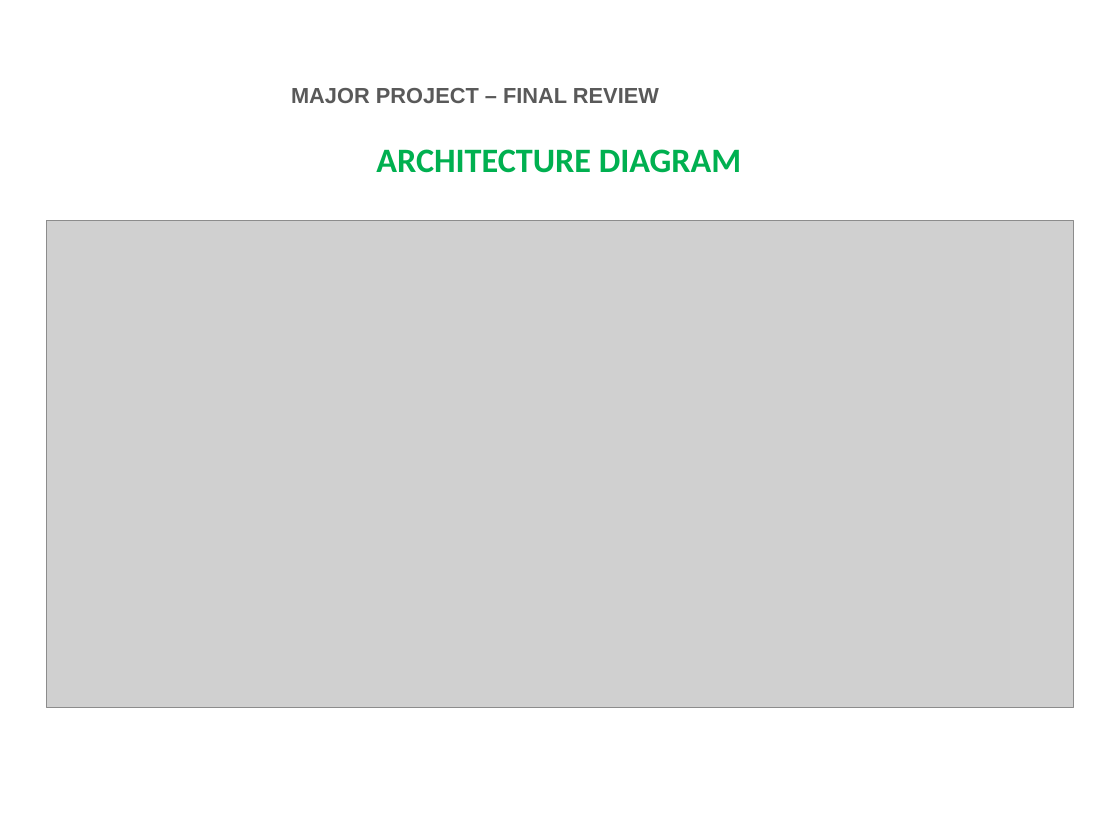
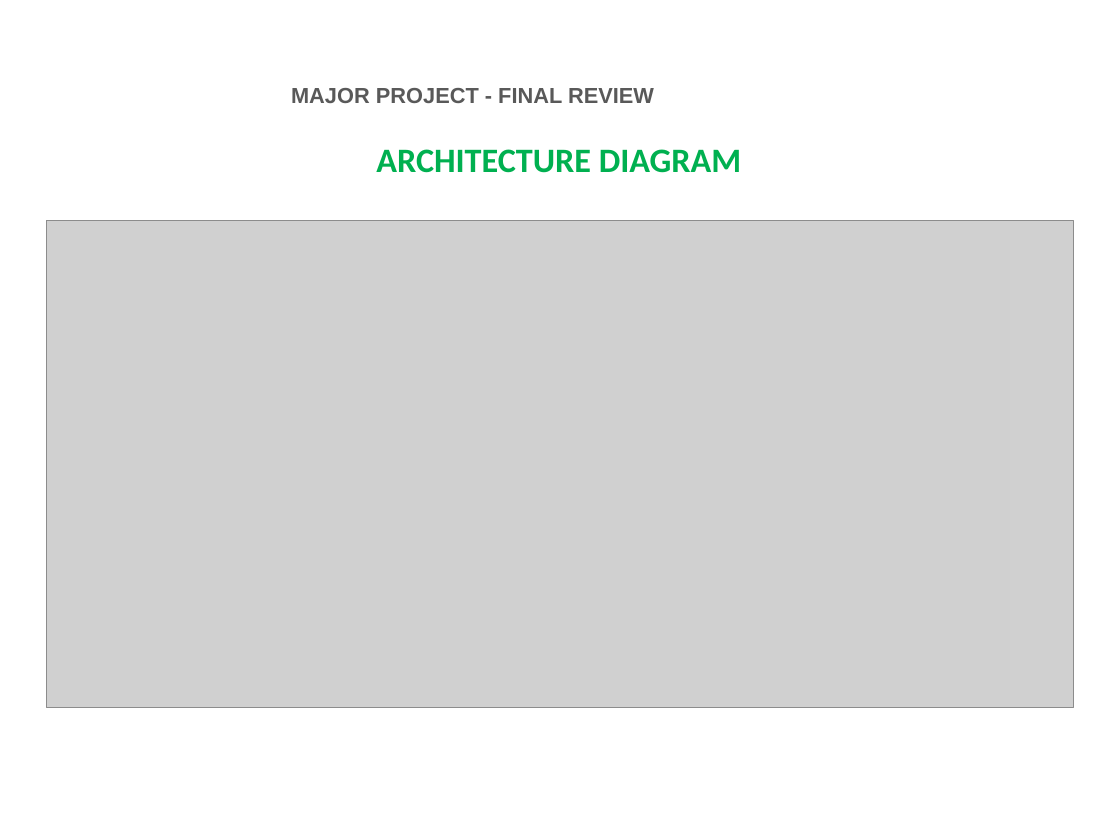
Before and after one commit to 24tarun/UG-project-Demand-Forecasting, a slide deck: slide 7 of FINAL_YEAR_PROJECT_PPT.pptx. Drawn at 1120x840 pixels with LibreOffice and Linux fonts; fonts in the diff are those of the drawing; grey boxes stand for pictures; background and template pictures are left out. Boxes give left, top, right and bottom in pixels: in the first picture for what was removed or moved away, otherwise in the second. Text is boxed around its words. In the diff, an @@ line names an element or a change of style, - is before the commit and + after.

```diff
--- a/FINAL_YEAR_PROJECT_PPT.pptx
+++ b/FINAL_YEAR_PROJECT_PPT.pptx
@@ text at (291,88,654,103): text changed @@
-MAJOR PROJECT – FINAL REVIEW
+MAJOR PROJECT - FINAL REVIEW
```
Also in this commit, not shown: 15 other slides changed.
